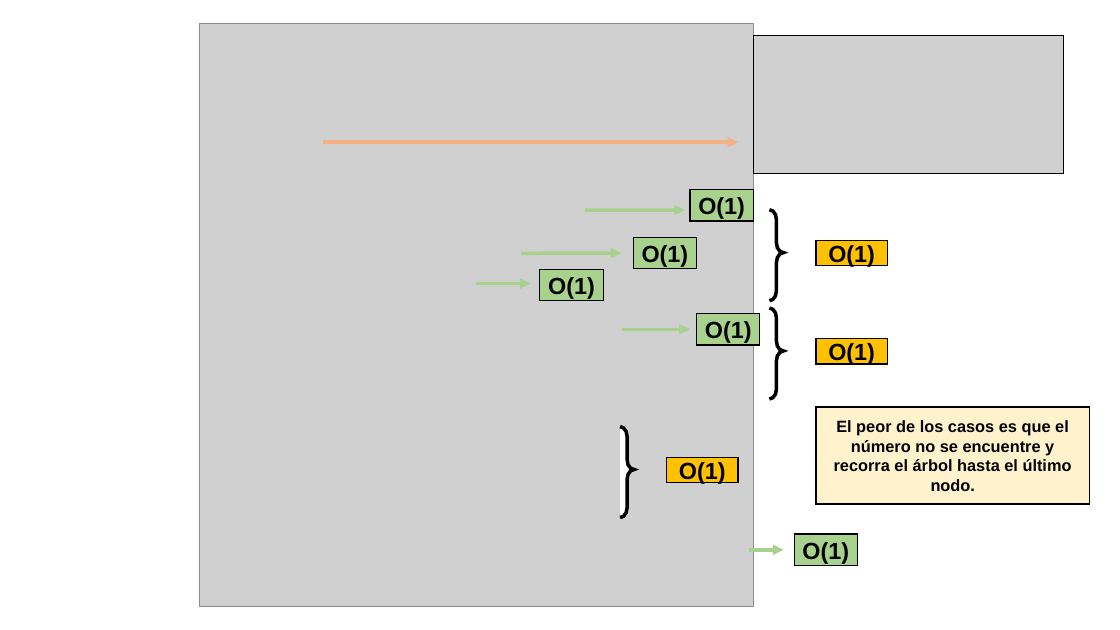
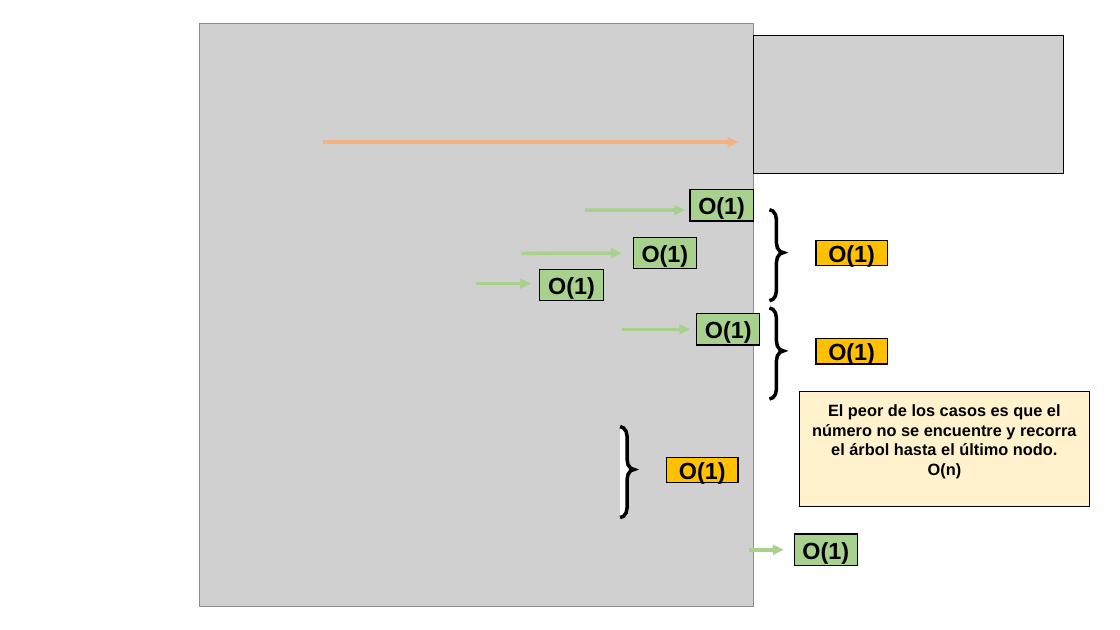
Before and after one commit to brokenerk/Analisis-Algoritmos, a slide deck: slide 3 of Practica2/AnalisisCotas.pptx. Drawn at 1120x630 pixels with LibreOffice and Linux fonts; fonts in the diff are those of the drawing; grey boxes stand for pictures. Boxes give left, top, right and bottom in pixels: in the first picture for what was removed or moved away, otherwise in the second. Text is boxed around its words. In the diff, an @@ line names an element or a change of style, - is before the commit and + after.

```diff
--- a/Practica2/AnalisisCotas.pptx
+++ b/Practica2/AnalisisCotas.pptx
@@ rectangle "El peor de los casos ...": place and size @@
-rectangle "El peor de los casos ..." at (816, 407, 1090, 504)
+rectangle "El peor de los casos ..." at (800, 392, 1090, 507)
@@ text in rectangle at (928, 463, 962, 478): paragraph added @@
+O(n)
```
Also in this commit, not shown: 1 other file.
